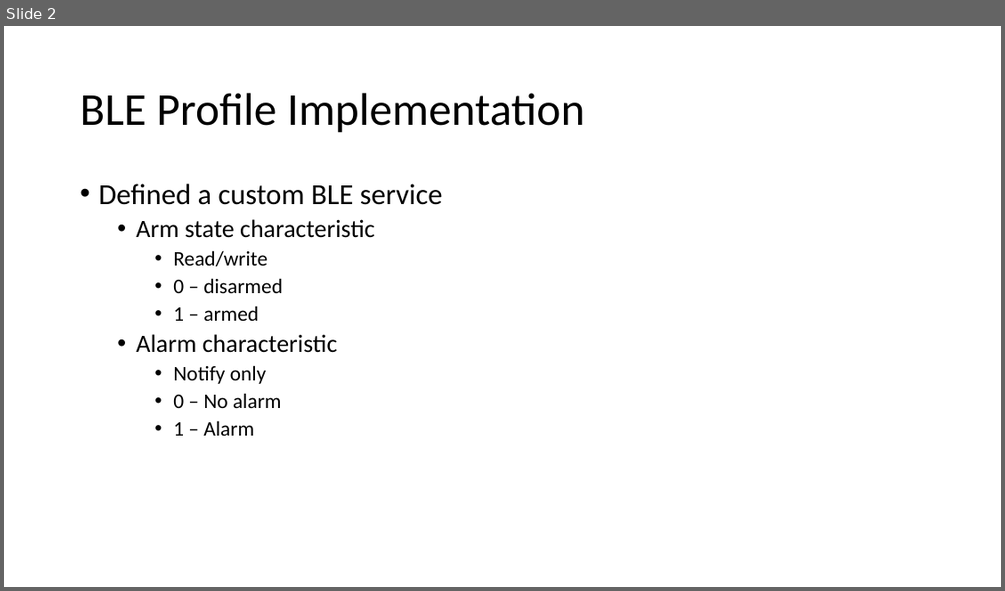
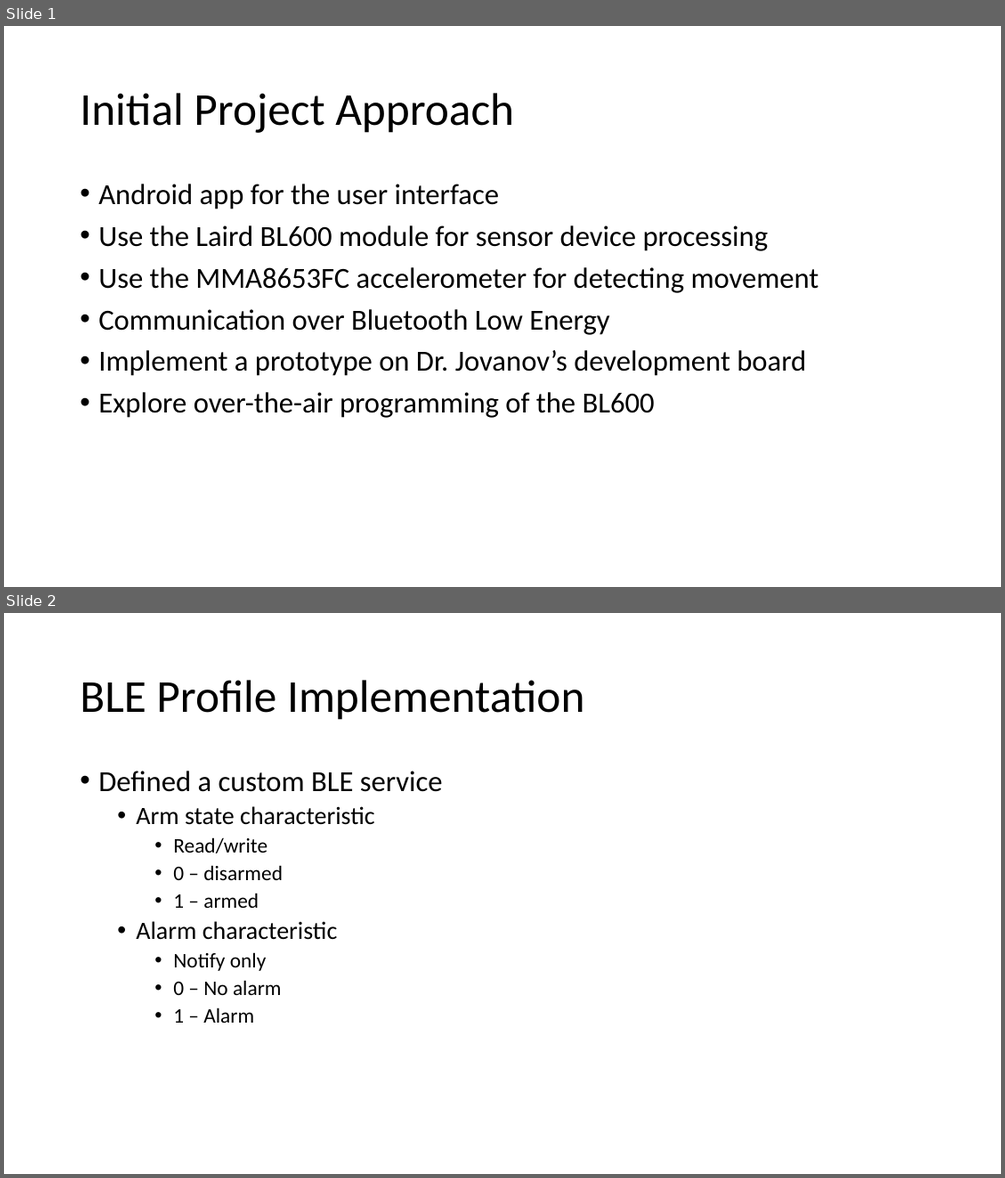
Before and after one commit to jbw3/CPE621Project, a slide deck: docs/Caleb_FinalPresentation_Inputs.pptx. Shown one above the other, each under a label of ours: slide 2 before the commit, slides 1 and 2 after it. The pictures are 1005x591 and 1005x1178 pixels, drawn with LibreOffice and Linux fonts; fonts in the diff are those of the drawing. Boxes give left, top, right and bottom in pixels: in the first picture for what was removed or moved away, otherwise in the second. Text is boxed around its words. In the diff, an @@ line names an element or a change of style, - is before the commit and + after.

Commit message:
Added Initial Approach Slide

```diff
--- a/docs/Caleb_FinalPresentation_Inputs.pptx
+++ b/docs/Caleb_FinalPresentation_Inputs.pptx
@@ slide 1 added at box(4, 26, 1001, 587), background #FFFFFF @@
@@ title added at box(80, 93, 514, 133), 44 pt, text #000000 @@
+Initial Project Approach
@@ text added at box(98, 184, 819, 418), 28 pt, text #000000 @@
+• Android app for the user interface
+• Use the Laird BL600 module for sensor device processing
+• Use the MMA8653FC accelerometer for detecting movement
+• Communication over Bluetooth Low Energy
+• Implement a prototype on Dr. Jovanov’s development board
+• Explore over-the-air programming of the BL600
```
Also in this commit, not shown: 1 slide changed, 1 slide removed.
